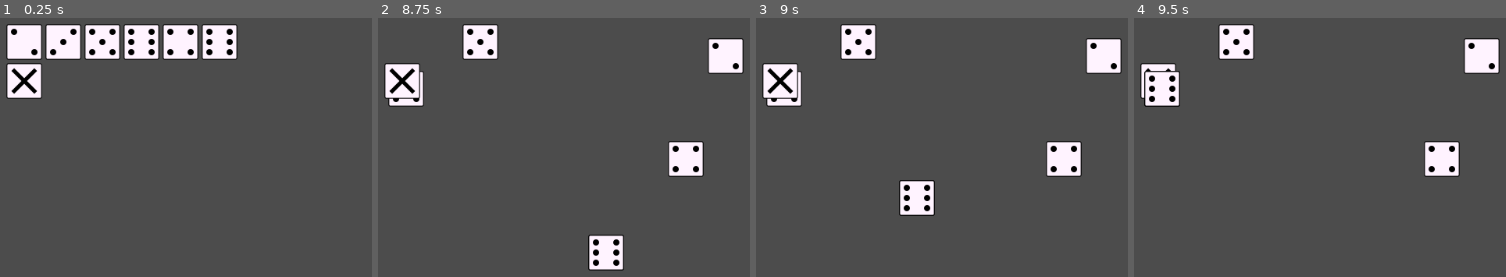
Above: before the commit, frames 1-4 (left to right).
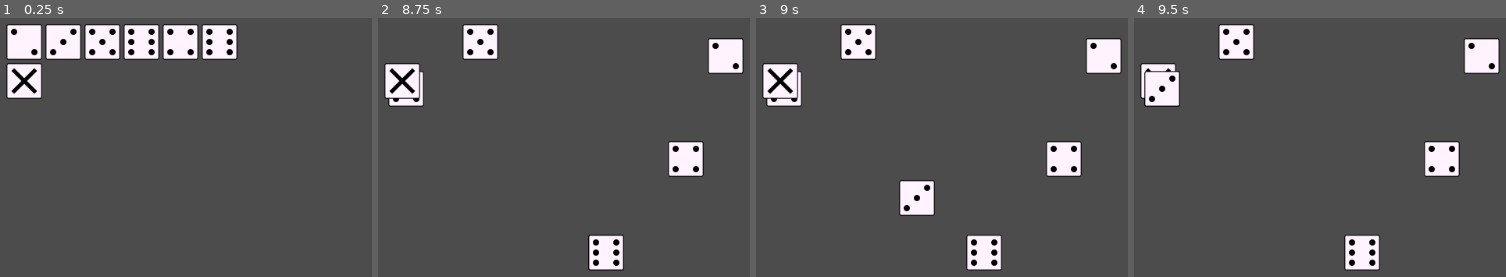
Above: after the commit, the same moments.

Repository: mraich/lantern
Game: Godot game, scene res://scenes/world.tscn
The game is run twice, just before and just after one commit, with the same random seed, the same clock (stepped at 60 frames per second) and the same inputs.
Inputs (mouse positions are in pixels of both pictures, inside the frame that each line leads up to):
- Up to frame 1 (0.25 s): no input
- Up to frame 2 (8.75 s): tap Enter at 0.5, 2, 3.5 s; drag from (404, 41) to (727, 56) at 0.52 s; tap Space at 1.25, 2.75, 4.25 s; drag from (441, 41) to (604, 253) at 1.27 s; move the mouse to (482, 41) at 2.02 s; click (482, 41) at 2.17 s; drag from (519, 41) to (407, 87) at 2.77 s; drag from (560, 41) to (686, 157) at 3.52 s; drag from (597, 41) to (526, 41) at 4.27 s; move the mouse to (686, 157) at 5.02 s; click (686, 157) at 5.17 s; drag from (526, 41) to (485, 181) at 5.77 s; move the mouse to (outside the picture) at 6.52 s; click (outside the picture) at 6.67 s; drag from (485, 181) to (604, 253) at 7.27 s; move the mouse to (727, 56) at 8.02 s; click (727, 56) at 8.17 s
- Up to frame 3 (9 s): drag from (982, 253) to (785, 87) at 8.77 s
- Up to frame 4 (9.5 s): no input

Frames 1-2 are identical in both runs. In frame 3, 1.4% of the frame differs, in the area x 39-67%, y 64-98%; in frame 4, 1.5%, in the area x 2-67%, y 20-98%.

Commit message:
DiceContainer:: Egyszerre csak egy kockát tudunk húzni a drag művelettel.

Diff:
--- a/scripts/container/dice_container.gd
+++ b/scripts/container/dice_container.gd
@@ -40,10 +40,18 @@
 func _on_drag_begin(dice):
 	# Change the z index to max for the dice we are dragging.
 	z_index._change_z_index_to_max(dice)
+
+	# We can drag only one dice at a time.
+	for dice_ in dices:
+		dice_.enable_dragging(dice == dice_)
 	pass
 
 # Dragging ends for the dice.
 func _on_drag_end(dice):
+	# We can drag only one dice at a time but when dragging ends
+	# we can drag any of the dices.
+	for dice_ in dices:
+		dice_.enable_dragging(true)
 	pass
 
 func _on_dice_value_changed(var dice):
